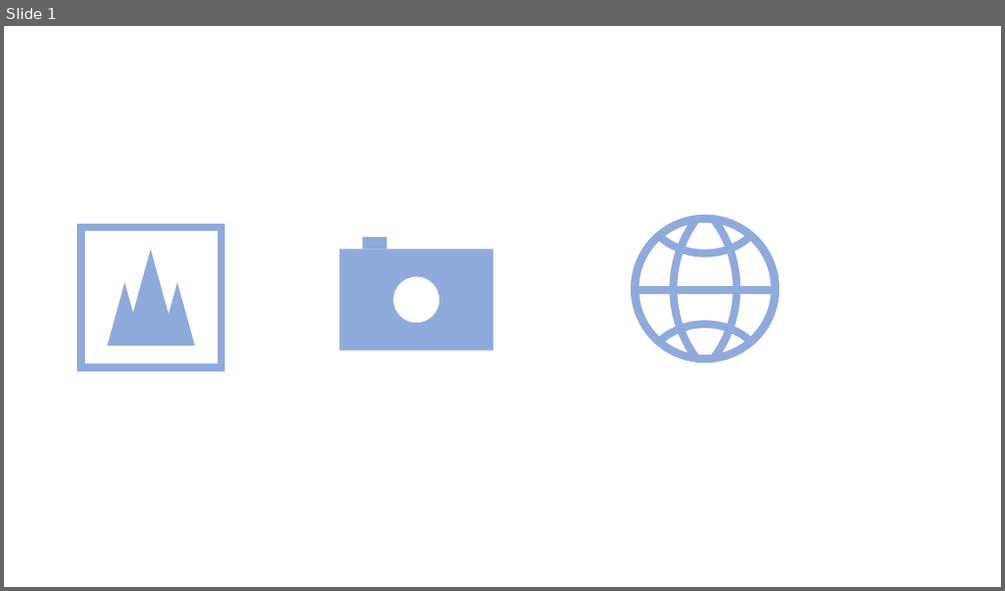
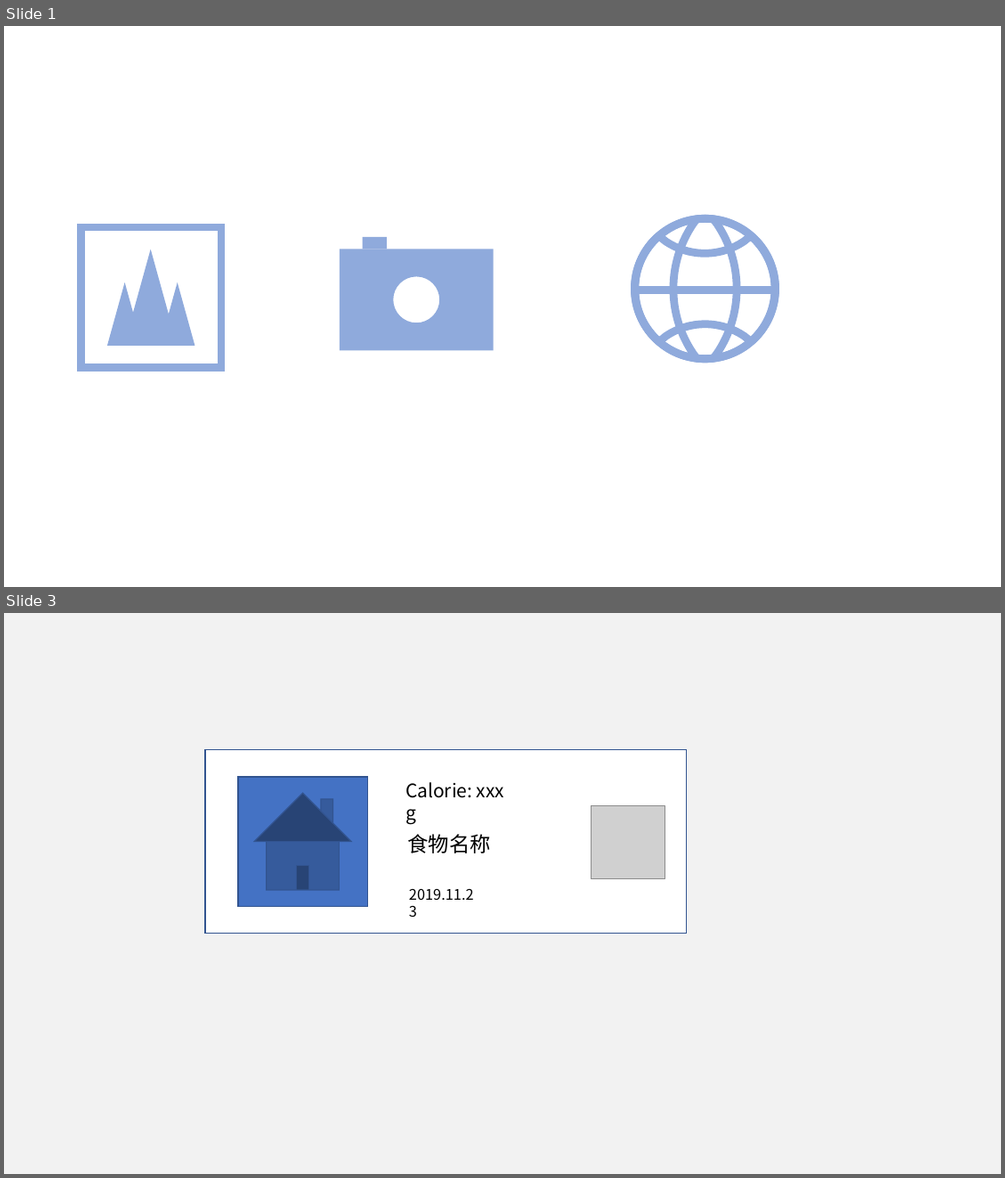
Before and after one commit to calorier/front-end, a slide deck: calorier/src/Common/icons.pptx. Shown one above the other, each under a label of ours: slide 1 before the commit, slides 1 and 3 after it; the slides between them are not shown. The pictures are 1005x591 and 1005x1178 pixels, drawn with LibreOffice and Linux fonts; fonts in the diff are those of the drawing; grey boxes stand for pictures. Boxes give left, top, right and bottom in pixels: in the first picture for what was removed or moved away, otherwise in the second. Text is boxed around its words. In the diff, an @@ line names an element or a change of style, - is before the commit and + after.

```diff
--- a/calorier/src/Common/icons.pptx
+++ b/calorier/src/Common/icons.pptx
@@ slide 3 added at [4,613,1001,1174], background #F2F2F2 @@
@@ rectangle added at [205,750,687,933], fill #FFFFFF, outline #325491 1 pt @@
@@ action button home added at [238,777,367,906], fill #4472C4, outline #325491 1 pt @@
@@ text added at [405,782,504,825], 18 pt, text #000000 @@
+Calorie: xxx g
@@ picture added at [591,806,665,879] @@
@@ text added at [407,834,490,853], 20 pt, text #000000 @@
+食物名称
@@ text added at [409,889,474,900], 14 pt, text #000000 @@
+2019.11.23
```
Also in this commit, not shown: 2 other slides added, 1 slide removed, 13 other files.
